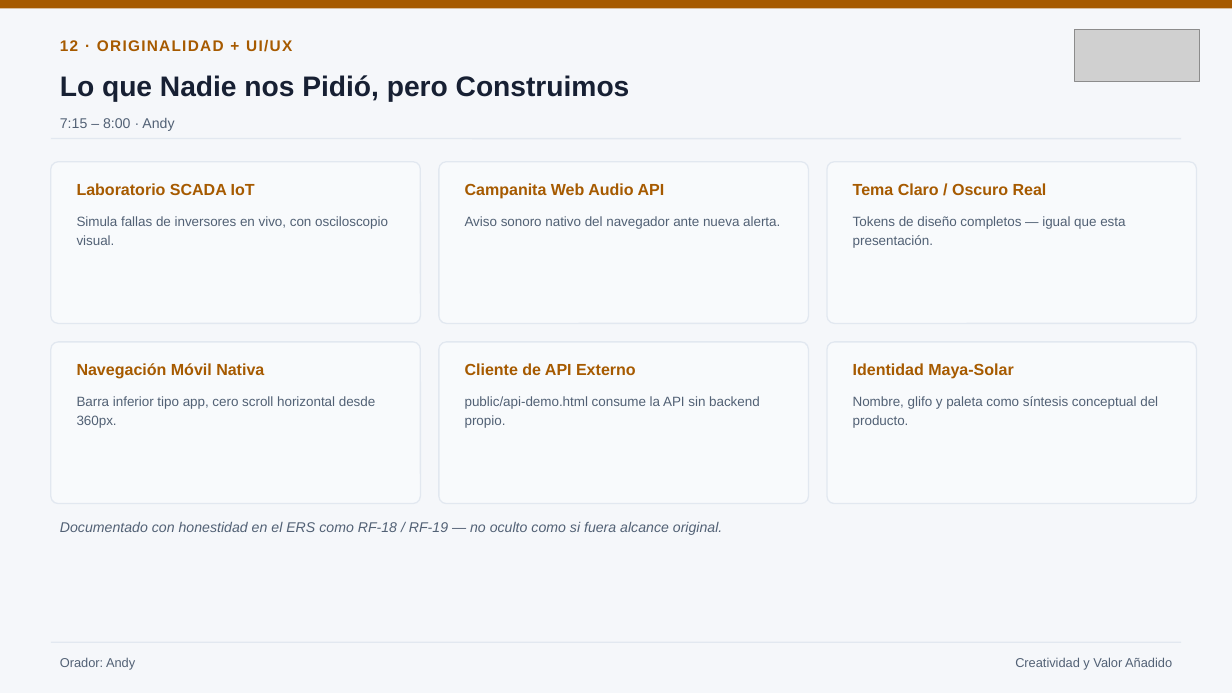
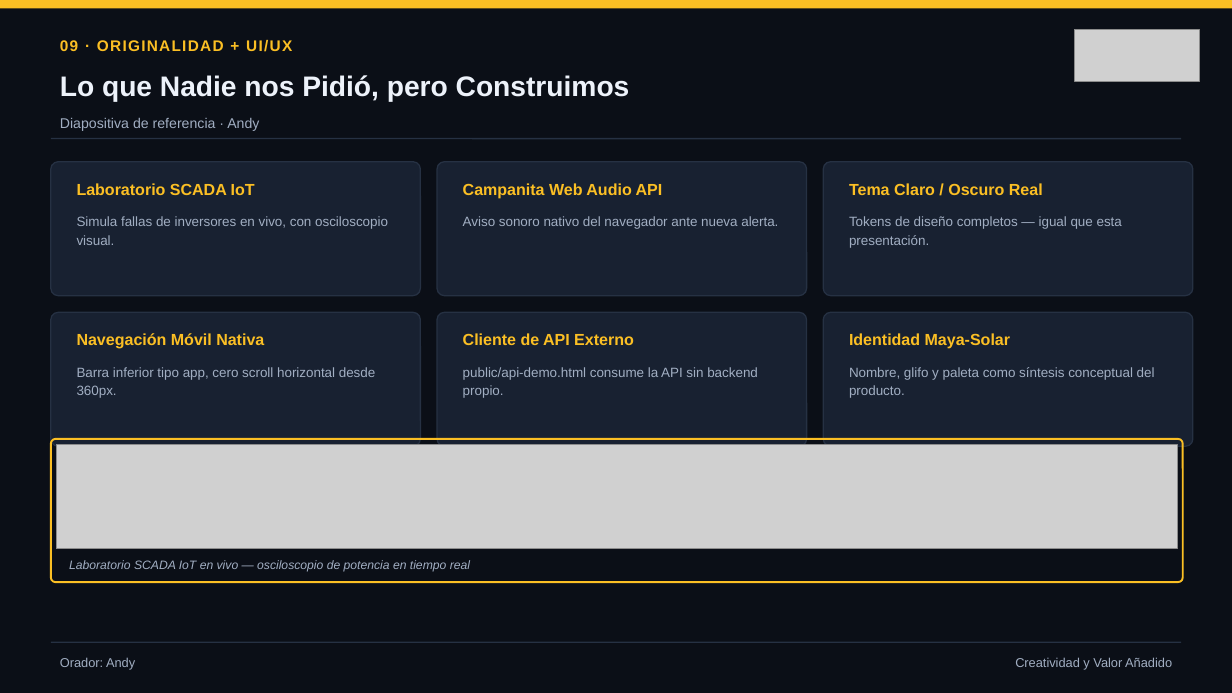
Before and after one commit to Andy13K/Dia_del_programador_IA, a slide deck: slide 9 of docs/export/Presentacion-Kin-Solar-Guatemala.pptx (slide 12 before the commit). Drawn at 1232x693 pixels with LibreOffice and Linux fonts; fonts in the diff are those of the drawing; grey boxes stand for pictures. Boxes give left, top, right and bottom in pixels: in the first picture for what was removed or moved away, otherwise in the second. Text is boxed around its words. In the diff, an @@ line names an element or a change of style, - is before the commit and + after.

```diff
--- a/docs/export/Presentacion-Kin-Solar-Guatemala.pptx
+++ b/docs/export/Presentacion-Kin-Solar-Guatemala.pptx
@@ background #F5F7FA to #0B0F17 @@
@@ rectangle at (x1=0, y1=0, x2=1232, y2=8): fill #A65A00 to #FBBF24 @@
@@ text "Lo que Nadie nos Pidió, ..." at (x1=60, y1=75, x2=630, y2=102): text colour #172033 to #EDF2FA @@
@@ text at (x1=60, y1=40, x2=292, y2=52): text changed; text colour #A65A00 to #FBBF24 @@
-12 · ORIGINALIDAD + UI/UX
+09 · ORIGINALIDAD + UI/UX
@@ text at (x1=60, y1=118, x2=259, y2=131): text changed; text colour #526175 to #A1AEC2 @@
-7:15 – 8:00 · Andy
+Diapositiva de referencia · Andy
@@ line (51, 139) - (1181, 139): stroke #E2E8F0 1 pt to #263143 1 pt @@
@@ rounded rectangle resized from (x1=51, y1=162, x2=421, y2=323) to (x1=51, y1=162, x2=421, y2=296) @@
@@ rounded rectangle resized from (x1=439, y1=162, x2=809, y2=323) to (x1=437, y1=162, x2=807, y2=296) @@
@@ rounded rectangle resized from (x1=827, y1=162, x2=1197, y2=323) to (x1=823, y1=162, x2=1193, y2=296) @@
@@ rounded rectangle resized from (x1=51, y1=342, x2=421, y2=504) to (x1=51, y1=312, x2=421, y2=446) @@
@@ text "Navegación Móvil Nativa" moved from (x1=77, y1=363, x2=264, y2=379) to (x1=77, y1=333, x2=264, y2=349) @@
@@ rounded rectangle resized from (x1=439, y1=342, x2=809, y2=504) to (x1=437, y1=312, x2=807, y2=446) @@
@@ text "Cliente de API Externo" moved from (x1=465, y1=363, x2=636, y2=375) to (x1=463, y1=333, x2=634, y2=345) @@
@@ fill #F8FAFC to #182131; outline #E2E8F0 1 pt to #263143 1 pt; proportions changed in 6 elements at (x1=51, y1=162, x2=421, y2=296), (x1=437, y1=162, x2=807, y2=296), (x1=823, y1=162, x2=1193, y2=296), (x1=51, y1=312, x2=421, y2=446), (x1=437, y1=312, x2=807, y2=446), (x1=823, y1=312, x2=1193, y2=446) @@
@@ rounded rectangle resized from (x1=827, y1=342, x2=1197, y2=504) to (x1=823, y1=312, x2=1193, y2=446) @@
@@ text colour #A65A00 to #FBBF24 in 6 elements at (x1=77, y1=183, x2=255, y2=195), (x1=463, y1=183, x2=663, y2=199), (x1=849, y1=183, x2=1043, y2=195), (x1=77, y1=333, x2=264, y2=349), (x1=463, y1=333, x2=634, y2=345), (x1=849, y1=333, x2=1010, y2=349) @@
@@ text "Identidad Maya-Solar" moved from (x1=853, y1=363, x2=1013, y2=379) to (x1=849, y1=333, x2=1010, y2=349) @@
@@ text "Barra inferior tipo app, cero ..." moved from (x1=77, y1=396, x2=375, y2=428) to (x1=77, y1=367, x2=375, y2=398) @@
@@ text "public/api-demo.html consume la API sin ..." moved from (x1=465, y1=396, x2=760, y2=428) to (x1=463, y1=367, x2=758, y2=398) @@
@@ text colour #526175 to #A1AEC2 in 8 elements at (x1=60, y1=657, x2=135, y2=670), (x1=1015, y1=657, x2=1172, y2=670), (x1=77, y1=216, x2=388, y2=245), (x1=463, y1=216, x2=778, y2=229), (x1=849, y1=216, x2=1122, y2=248), (x1=77, y1=367, x2=375, y2=398), (x1=463, y1=367, x2=758, y2=398), (x1=849, y1=367, x2=1155, y2=398) @@
@@ text "Nombre, glifo y paleta como ..." moved from (x1=853, y1=396, x2=1158, y2=428) to (x1=849, y1=367, x2=1155, y2=398) @@
@@ rounded rectangle resized from (x1=60, y1=522, x2=722, y2=535) to (x1=51, y1=439, x2=1183, y2=582) @@
@@ rounded rectangle at (x1=51, y1=439, x2=1183, y2=582): outline none to #FBBF24 1.5 pt @@
@@ picture added at (x1=56, y1=445, x2=1177, y2=549) @@
@@ text in rounded rectangle at (x1=60, y1=522, x2=722, y2=535): text removed @@
-Documentado con honestidad en el ERS como RF-18 / RF-19 — no oculto como si fuera alcance original.
@@ text added at (x1=69, y1=560, x2=470, y2=572), 9.5 pt, text #A1AEC2, italic @@
+Laboratorio SCADA IoT en vivo — osciloscopio de potencia en tiempo real
@@ line (51, 642) - (1181, 642): stroke #E2E8F0 1 pt to #263143 1 pt @@
```
Also in this commit, not shown: 12 other slides changed, 2 slides added, 3 slides removed, 12 other files.
